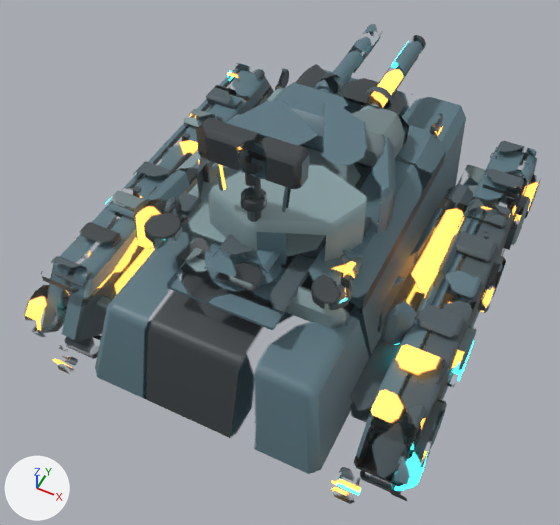
A saved change to the FBX model unity/RogueCommandAssetAuthoring/Assets/RogueCommandExpansionSample/Models/SandlanceScout_Atlas.fbx.
The view is the same before and after, from a 50 mm lens placed at (1.25, -2.88, 3.65), pointed at (-0.01, -0.36, 0.51). Every picture has the same lights, and +X, +Y and +Z are marked at lower left. The picture after the commit comes second.

In view in the first picture: 'SandlanceScout_UnifiedMesh'.
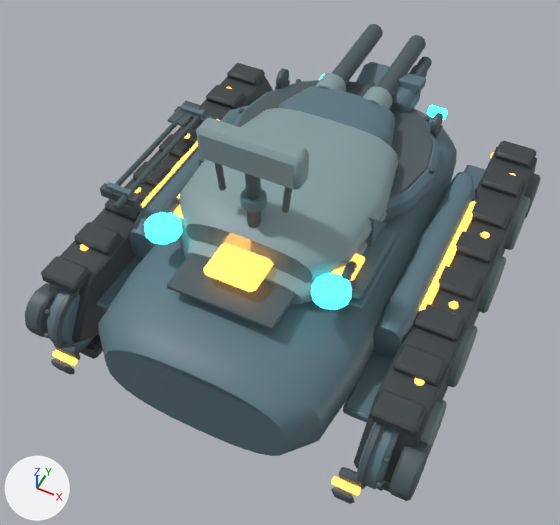
The change, as a diff of the scene's bpy script:
```diff
--- a/unity/RogueCommandAssetAuthoring/Assets/RogueCommandExpansionSample/Models/SandlanceScout_Atlas.fbx.py
+++ b/unity/RogueCommandAssetAuthoring/Assets/RogueCommandExpansionSample/Models/SandlanceScout_Atlas.fbx.py
@@ me_sandlancescout_unifiedmesh_data_001 @@
 # used by ob_sandlancescout_unifiedmesh; location = (0.0, 0.0, 0.0)
-me_sandlancescout_unifiedmesh_data_001.from_pydata(...)  # 4276 vertices, 4396 faces; spans x -1.09..1.09, y -1.35..1.35, z 0.01..1.58
+me_sandlancescout_unifiedmesh_data_001.from_pydata(...)  # 7016 vertices, 6946 faces; spans x -1.09..1.09, y -1.35..1.35, z 0.01..1.58
+# me_sandlancescout_unifiedmesh_data_001 part 1: the loose piece of 24 vertices spanning x -0.57..0.57, y -0.8..0.68, z 0.62..0.9 is scaled about its middle by (0.277, 0.237, 0.144), then moved by (0.0, 1.01, -0.02)
+# me_sandlancescout_unifiedmesh_data_001 part 2: the loose piece of 24 vertices spanning x -0.38..0.38, y 0.11..0.49, z 0.86..1.1 is scaled about its middle by (0.217, 0.105, 0.189), then moved by (-0.88, -0.83, -0.16)
+# me_sandlancescout_unifiedmesh_data_001 part 3: the loose piece of 24 vertices spanning x -1.02..-0.8, y 0.02..0.18, z 0.59..0.66 is copied, and the copy is scaled about its middle by (0.741, 0.245, 0.564), then moved by (0.03, 0.13, 0.19); it spans x -0.95..-0.81, y 0.21..0.25, z 0.8..0.84
+# me_sandlancescout_unifiedmesh_data_001 part 4: the loose piece of 24 vertices spanning x 0.31..0.43, y 1.05..1.12, z 0.63..0.69 is copied, and the copy is scaled about its middle by (1.15, 3.75, 2.77), then moved by (-0.15, -0.3, 0.26); it spans x 0.14..0.3, y 0.66..0.9, z 0.84..1.0
+# me_sandlancescout_unifiedmesh_data_001 part 5: the loose piece of 60 vertices spanning x 0.09..0.19, y 0.33..1.23, z 0.96..1.06 is copied, and the copy is scaled about its middle by (0.943, 0.274, 0.943), then moved by (0.08, 0.17, -0.09); it spans x 0.17..0.27, y 0.83..1.07, z 0.87..0.97
+# me_sandlancescout_unifiedmesh_data_001 part 6: the loose piece of 60 vertices spanning x 0.09..0.19, y 0.33..1.23, z 0.96..1.06 is copied, and the copy is scaled about its middle by (0.733, 0.147, 0.733), then moved by (0.08, 0.34, -0.09); it spans x 0.18..0.26, y 1.06..1.19, z 0.88..0.96
+# me_sandlancescout_unifiedmesh_data_001 part 7: the loose piece of 48 vertices spanning x -0.51..0.51, y -0.69..0.33, z 0.82..1.12 is rebuilt with 120 vertices and now spans x -0.49..0.49, y -0.72..0.34, z 0.81..1.13
+# me_sandlancescout_unifiedmesh_data_001 part 8: the loose piece of 24 vertices spanning x -0.65..0.65, y -1.29..1.15, z 0.2..0.72 is rebuilt with 196 vertices and now spans x -0.66..0.66, y -1.3..1.28, z 0.18..0.78
+# me_sandlancescout_unifiedmesh_data_001 part 9: the loose piece of 24 vertices spanning x 0.64..0.8, y -0.62..0.58, z 0.35..0.77 is rebuilt with 64 vertices and now spans x 0.63..0.81, y -0.64..0.62, z 0.41..0.71
+# me_sandlancescout_unifiedmesh_data_001 part 10: the loose piece of 24 vertices spanning x -0.8..-0.64, y -0.62..0.58, z 0.35..0.77 is rebuilt with 64 vertices and now spans x -0.81..-0.63, y -0.64..0.62, z 0.41..0.71
+# me_sandlancescout_unifiedmesh_data_001 part 11: 1396 vertices added at x -1.0..0.98, y -1.28..1.17, z 0.13..1.1
+# me_sandlancescout_unifiedmesh_data_001 part 12: 4216 kept faces spanning x -1.09..1.09, y -1.35..1.35, z 0.01..1.58 get new texture (UV) coordinates
+# other edits to the shape of me_sandlancescout_unifiedmesh_data_001 do not show in these pictures
 me_sandlancescout_unifiedmesh_data_001.materials.append(mat_sandlancescout_material_atlas)
```

Boxes [x1, y1, x2, y2] around the edits, measured in the pictures (560 x 525 px; the box of a moved part takes in the faces that stretch with it):
part 1 of me_sandlancescout_unifiedmesh_data_001, moved or reshaped (not visible afterwards)
    before: [153, 87, 446, 329]
part 2 of me_sandlancescout_unifiedmesh_data_001, moved or reshaped
    before: [272, 82, 409, 169]
    after: [106, 182, 133, 198]
part 3 of me_sandlancescout_unifiedmesh_data_001, added
    after: [180, 105, 205, 118]
part 4 of me_sandlancescout_unifiedmesh_data_001, added (cyan)
    after: [390, 86, 421, 113]
part 5 of me_sandlancescout_unifiedmesh_data_001, added
    after: [409, 65, 427, 78]
part 6 of me_sandlancescout_unifiedmesh_data_001, added
    after: [417, 57, 432, 71]
part 7 of me_sandlancescout_unifiedmesh_data_001, rebuilt (10% wider, 7% taller)
    before: [197, 101, 396, 264]
    after: [179, 108, 398, 283]
part 8 of me_sandlancescout_unifiedmesh_data_001, rebuilt (16% shorter)
    before: [95, 64, 466, 474]
    after: [98, 110, 457, 456]
part 9 of me_sandlancescout_unifiedmesh_data_001, rebuilt (15% taller)
    before: [378, 184, 475, 345]
    after: [373, 172, 475, 357]
part 10 of me_sandlancescout_unifiedmesh_data_001, rebuilt (12% wider, 14% taller)
    before: [134, 114, 240, 249]
    after: [129, 106, 248, 260]
part 11 of me_sandlancescout_unifiedmesh_data_001, added
    after: [47, 62, 440, 491]
part 12 of me_sandlancescout_unifiedmesh_data_001, surface changed
    both: [25, 24, 541, 504]
